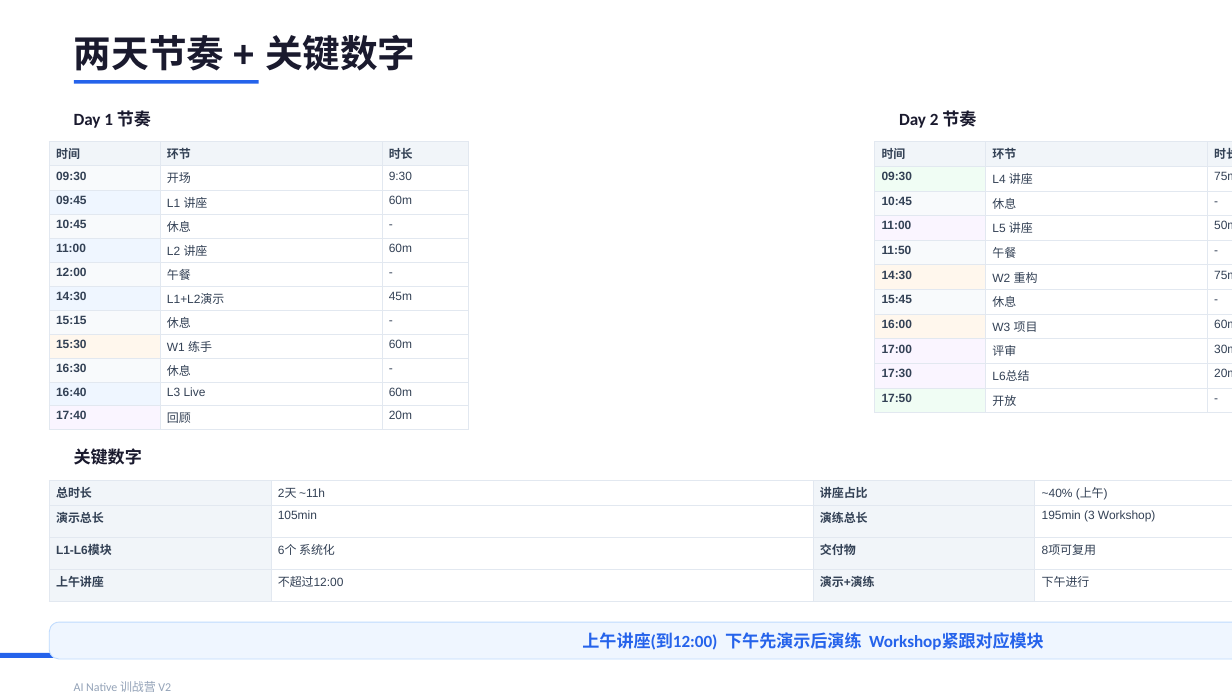
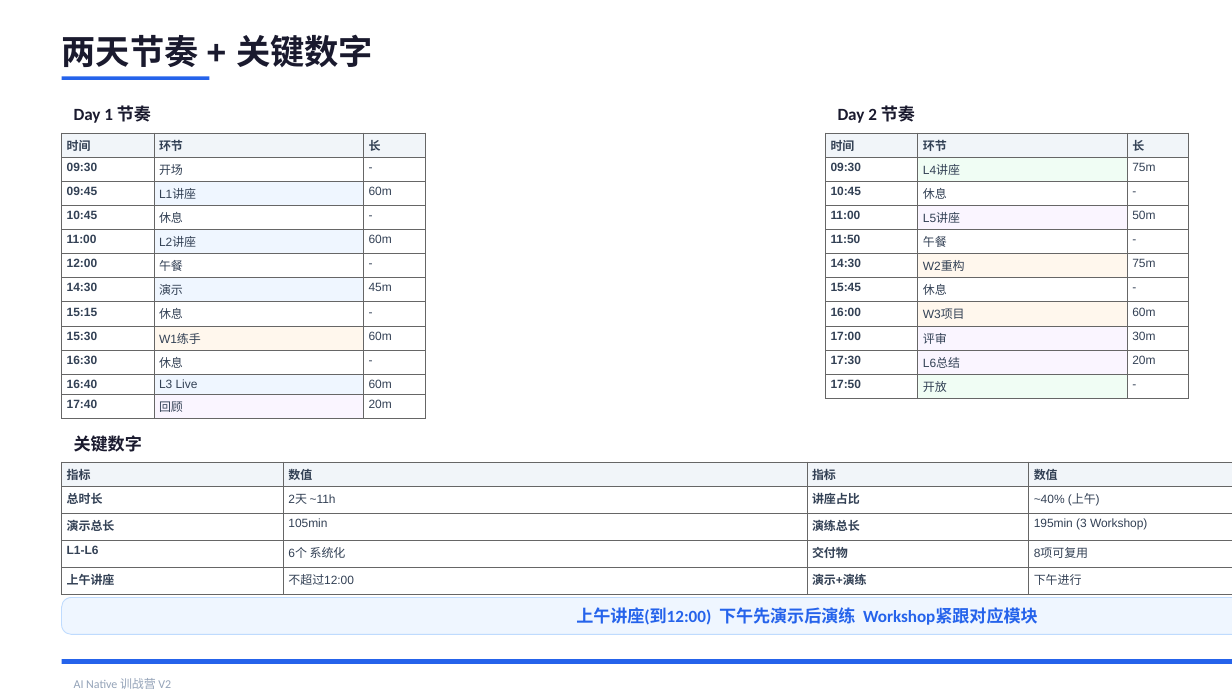
Before and after one commit to JungleTestLabs/ai-coding-training, a slide deck: slide 6 of docs/AI-Native-训战营-介绍与日程.pptx. Drawn at 1232x693 pixels with LibreOffice and Linux fonts; fonts in the diff are those of the drawing. Boxes give left, top, right and bottom in pixels: in the first picture for what was removed or moved away, otherwise in the second. Text is boxed around its words. In the diff, an @@ line names an element or a change of style, - is before the commit and + after.

```diff
--- a/docs/AI-Native-训战营-介绍与日程.pptx
+++ b/docs/AI-Native-训战营-介绍与日程.pptx
@@ text "两天节奏 + 关键数字": place and size @@
-text "两天节奏 + 关键数字" at (74, 35, 415, 71)
+text "两天节奏 + 关键数字" at (62, 34, 373, 67)
@@ text "两天节奏 + 关键数字" at (62, 34, 373, 67): size 22 to 20 pt @@
@@ rectangle: place and size @@
-rectangle at (74, 80, 259, 84)
+rectangle at (62, 76, 209, 80)
@@ text "Day 1 节奏": place and size @@
-text "Day 1 节奏" at (74, 110, 151, 128)
+text "Day 1 节奏" at (74, 105, 151, 123)
@@ text "Day 2 节奏": place and size @@
-text "Day 2 节奏" at (899, 110, 976, 128)
+text "Day 2 节奏" at (838, 105, 915, 123)
@@ table at (62, 133, 425, 416) @@
-row 1, column 3: 时长
+row 1, column 3: 长
-row 2, column 3: 9:30
+row 2, column 3: -
-row 3, column 2: L1 讲座
+row 3, column 2: L1讲座
-row 5, column 2: L2 讲座
+row 5, column 2: L2讲座
-row 7, column 2: L1+L2演示
+row 7, column 2: 演示
-row 9, column 2: W1 练手
+row 9, column 2: W1练手
@@ fill #F8FAFC to none in 5 cells @@
@@ fill #EFF6FF to none in 4 cells @@
@@ fill none to #EFF6FF in 4 cells @@
@@ fill #FFF7ED to none in row 9, column 1 @@
@@ fill none to #FFF7ED in row 9, column 2 @@
@@ fill #FAF5FF to none in row 12, column 1 @@
@@ fill none to #FAF5FF in row 12, column 2 @@
@@ borders changed @@
@@ table: place and size @@
-table at (49, 142, 468, 427)
+table at (62, 133, 425, 416)
@@ table at (825, 133, 1189, 396) @@
-row 1, column 3: 时长
+row 1, column 3: 长
-row 2, column 2: L4 讲座
+row 2, column 2: L4讲座
-row 4, column 2: L5 讲座
+row 4, column 2: L5讲座
-row 6, column 2: W2 重构
+row 6, column 2: W2重构
-row 8, column 2: W3 项目
+row 8, column 2: W3项目
@@ fill #F0FDF4 to none in 2 cells @@
@@ fill none to #F0FDF4 in 2 cells @@
@@ fill #F8FAFC to none in 3 cells @@
@@ fill #FAF5FF to none in 3 cells @@
@@ fill none to #FAF5FF in 3 cells @@
@@ fill #FFF7ED to none in 2 cells @@
@@ fill none to #FFF7ED in 2 cells @@
@@ borders changed @@
@@ table: place and size @@
-table at (875, 142, 1232, 410)
+table at (825, 133, 1189, 396)
@@ text "关键数字": place and size @@
-text "关键数字" at (74, 448, 142, 465)
+text "关键数字" at (74, 435, 142, 452)
@@ table at (62, 462, 1232, 589) @@
+row 1: 指标 | 数值 | 指标 | 数值
-row 4, column 1: L1-L6模块
+row 4, column 1: L1-L6
@@ table: place and size @@
-table at (49, 480, 1232, 604)
+table at (62, 462, 1232, 589)
@@ rounded rectangle: place and size @@
-rounded rectangle at (49, 622, 1232, 659)
+rounded rectangle at (62, 598, 1232, 634)
@@ text "上午讲座(到12:00) 下午先演示后演练 Workshop紧跟对应模块": place and size @@
-text "上午讲座(到12:00) 下午先演示后演练 Workshop紧跟对应模块" at (582, 632, 1044, 650)
+text "上午讲座(到12:00) 下午先演示后演练 Workshop紧跟对应模块" at (576, 607, 1038, 625)
@@ rectangle: place and size @@
-rectangle at (0, 653, 1232, 658)
+rectangle at (62, 659, 1232, 664)
```
Also in this commit, not shown: 5 other slides changed.
